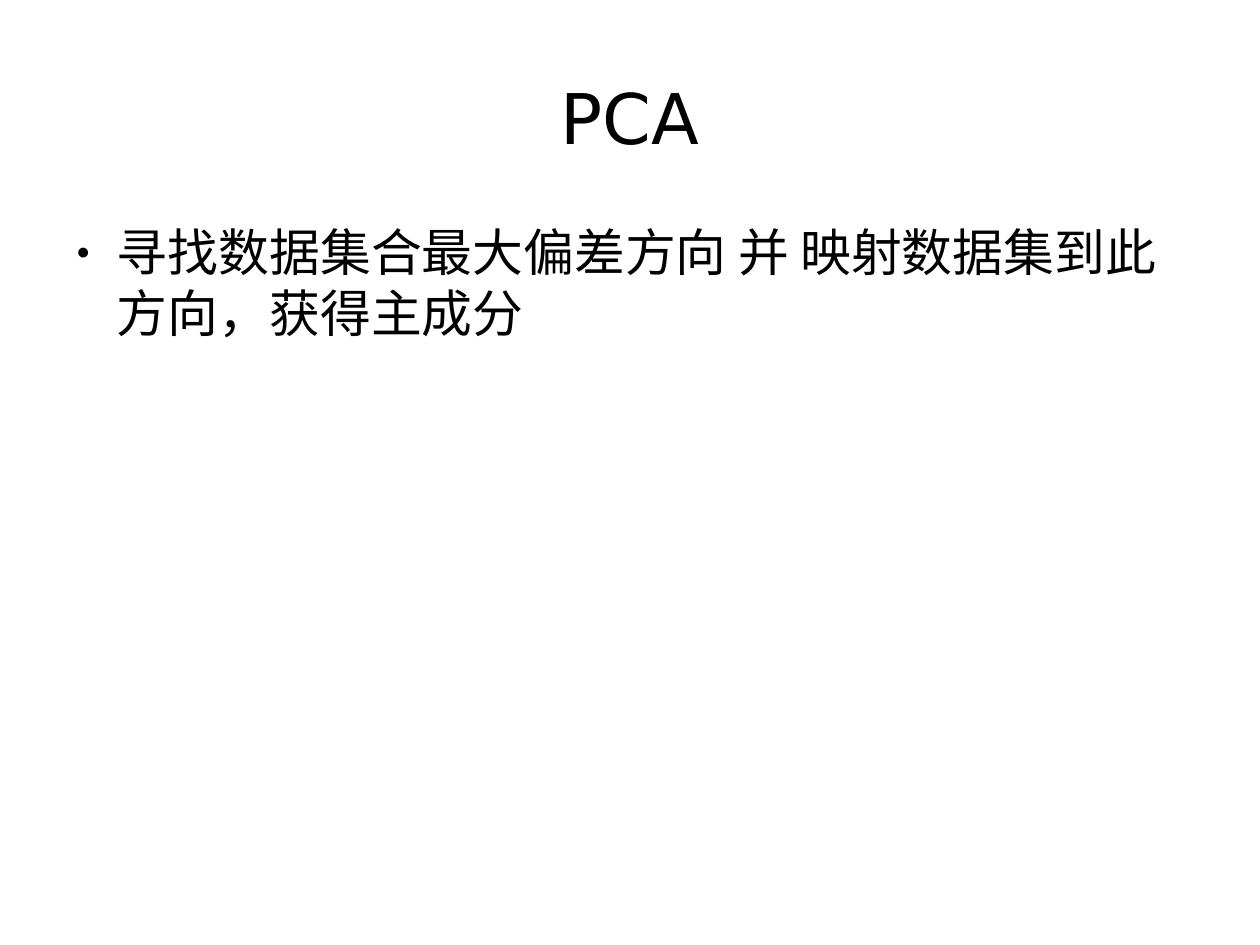
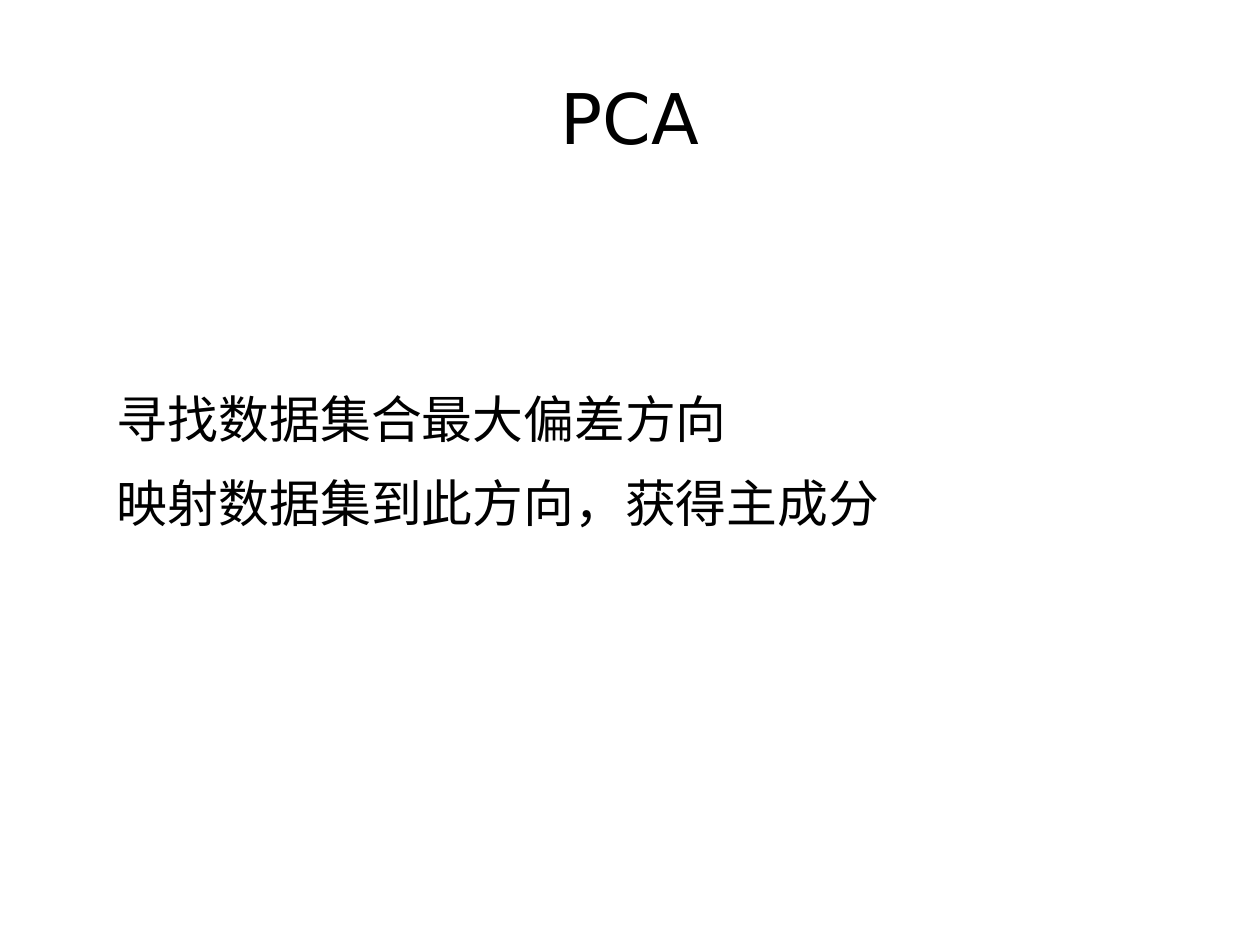
Before and after one commit to Mch233/Mch, a slide deck: slide 3 of work/ｐｐｔ２００６.odp (slide 6 before the commit). Drawn at 1260x945 pixels with LibreOffice and Linux fonts; fonts in the diff are those of the drawing. Boxes give left, top, right and bottom in pixels: in the first picture for what was removed or moved away, otherwise in the second. Text is boxed around its words. In the diff, an @@ line names an element or a change of style, - is before the commit and + after.

```diff
--- a/work/ｐｐｔ２００６.odp
+++ b/work/ｐｐｔ２００６.odp
@@ text at (117, 395, 879, 528): text changed @@
-● 寻找数据集合最大偏差方向 并 映射数据集到此方向，获得主成分
+寻找数据集合最大偏差方向
+映射数据集到此方向，获得主成分
```
Also in this commit, not shown: 4 other slides changed, 4 slides added, 3 slides removed, 4 other files.
